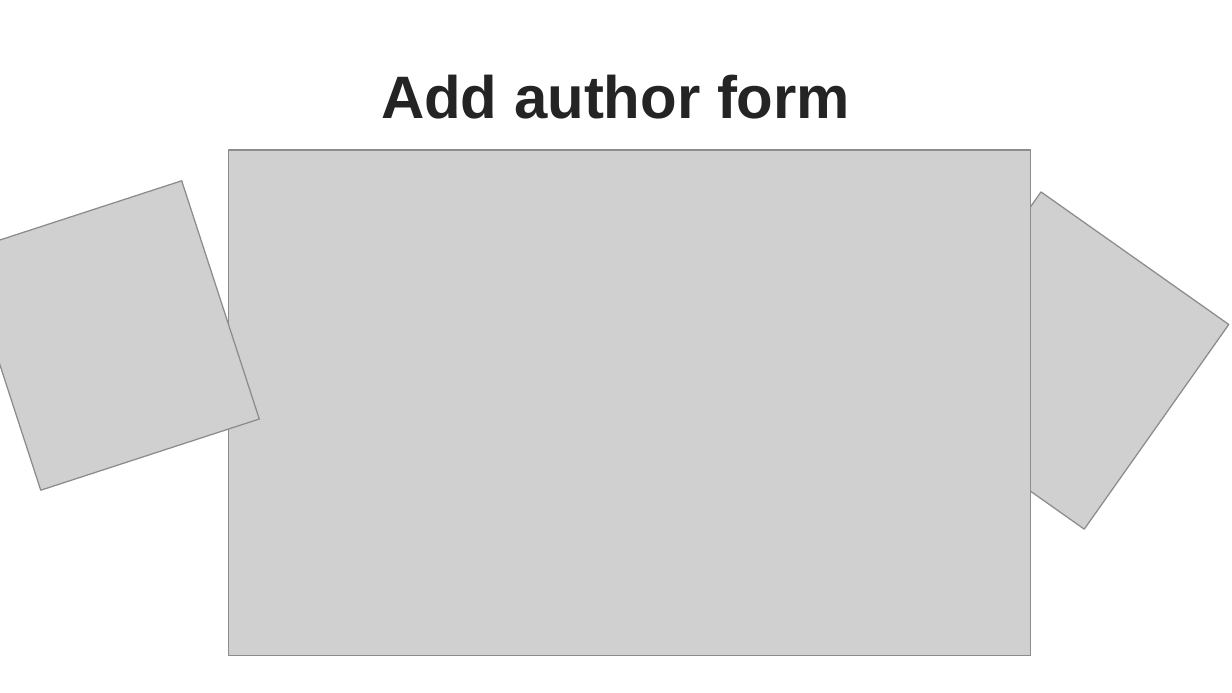
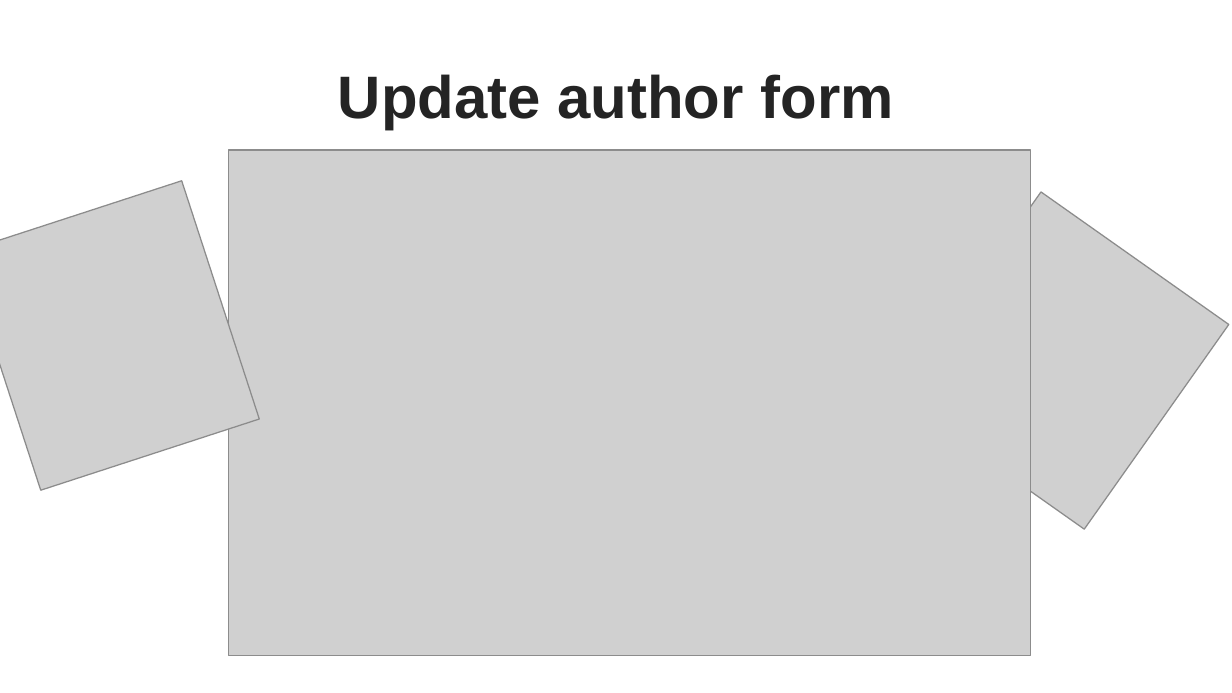
Before and after one commit to san-s/elibphp, a slide deck: slide 15 of WebSlide.pptx. Drawn at 1232x693 pixels with LibreOffice and Linux fonts; fonts in the diff are those of the drawing; grey boxes stand for pictures; background and template pictures are left out. Boxes give left, top, right and bottom in pixels: in the first picture for what was removed or moved away, otherwise in the second. Text is boxed around its words. In the diff, an @@ line names an element or a change of style, - is before the commit and + after.

```diff
--- a/WebSlide.pptx
+++ b/WebSlide.pptx
@@ title at [338,74,893,129]: text changed @@
-Add author form
+Update author form
```
Also in this commit, not shown: 4 other slides changed, 1 slide added, 1 slide removed.
